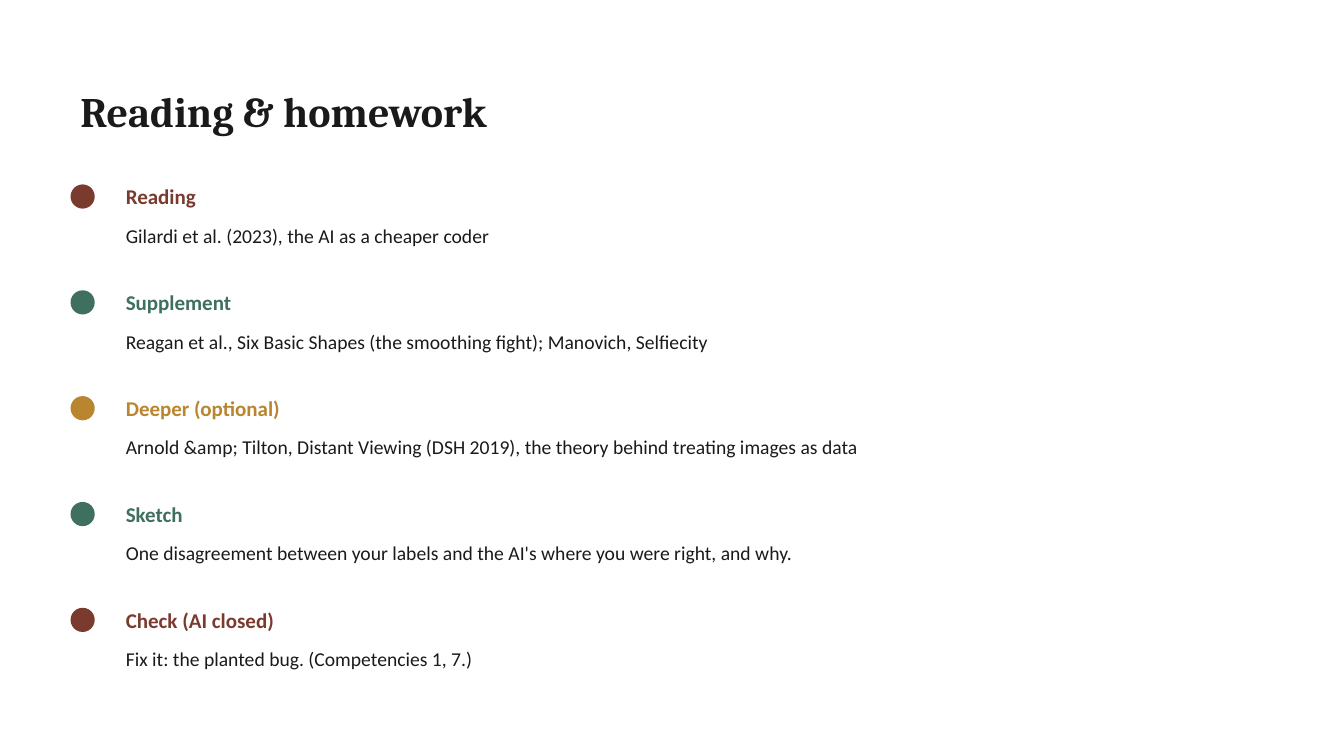
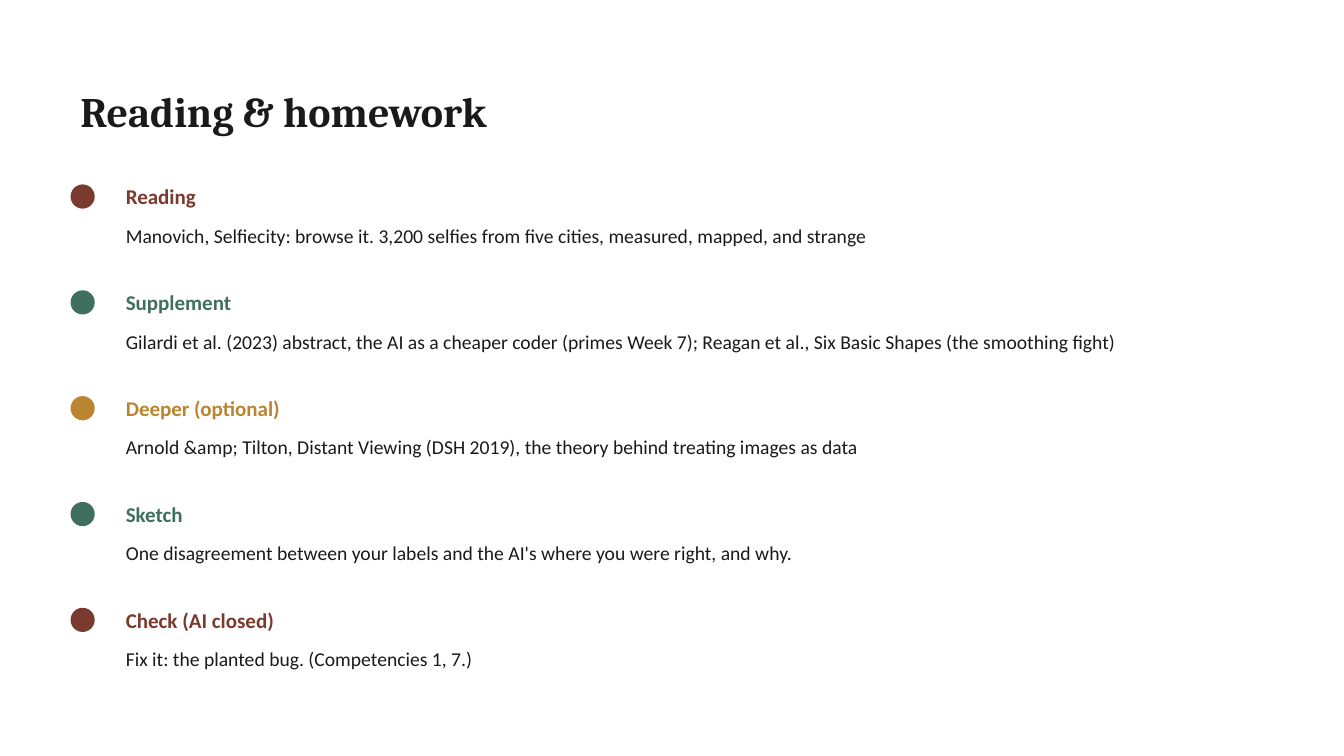
Before and after one commit to lucianli123/culture-as-data-2026, a slide deck: slide 9 of slides/pptx/week-06.pptx. Drawn at 1344x756 pixels with LibreOffice and Linux fonts; fonts in the diff are those of the drawing. Boxes give left, top, right and bottom in pixels: in the first picture for what was removed or moved away, otherwise in the second. Text is boxed around its words. In the diff, an @@ line names an element or a change of style, - is before the commit and + after.

Commit message:
Reading rebalance: fun-first mains (Hip Hop Vocabulary W2, Selfiecity W6, Pudding build guide W9), field debates demoted to supplement/deeper tiers, forum dupe removed

```diff
--- a/slides/pptx/week-06.pptx
+++ b/slides/pptx/week-06.pptx
@@ text at bbox=[126, 229, 866, 247]: text changed @@
-Gilardi et al. (2023), the AI as a cheaper coder
+Manovich, Selfiecity: browse it. 3,200 selfies from five cities, measured, mapped, and strange
@@ text at bbox=[126, 335, 1115, 353]: text changed @@
-Reagan et al., Six Basic Shapes (the smoothing fight); Manovich, Selfiecity
+Gilardi et al. (2023) abstract, the AI as a cheaper coder (primes Week 7); Reagan et al., Six Basic Shapes (the smoothing fight)
```
Also in this commit, not shown: 18 other files.
